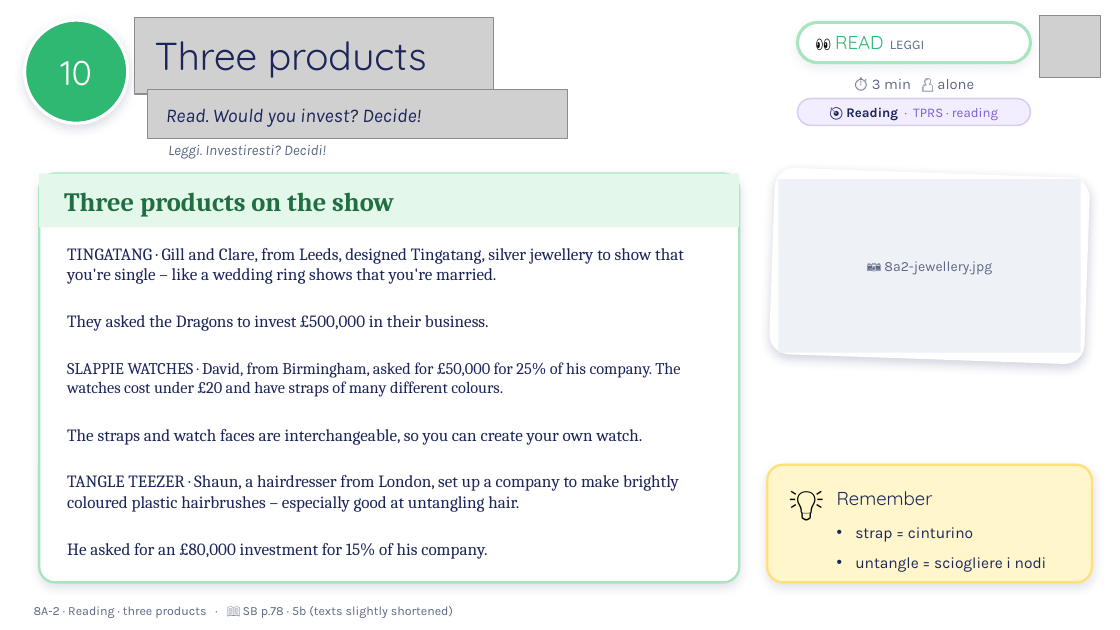
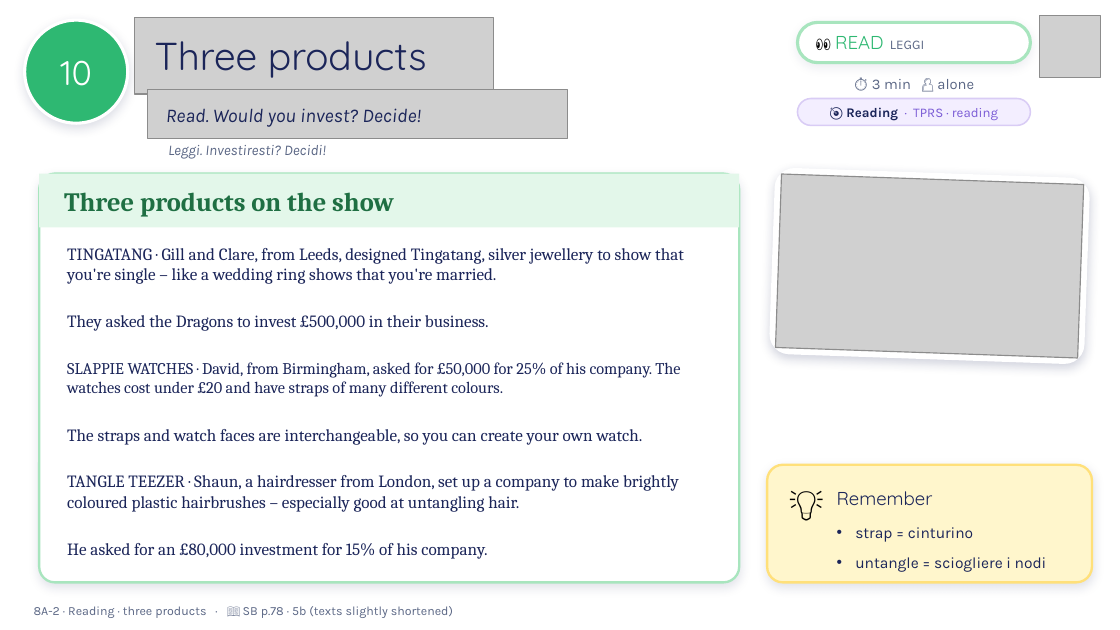
Before and after one commit to londonlanguageschool/Bagheria-, a slide deck: slide 10 of materials/B1/B1_8A-2_The_right_job_for_you.pptx. Drawn at 1120x630 pixels with LibreOffice and Linux fonts; fonts in the diff are those of the drawing; grey boxes stand for pictures; background and template pictures are left out. Boxes give left, top, right and bottom in pixels: in the first picture for what was removed or moved away, otherwise in the second. Text is boxed around its words. In the diff, an @@ line names an element or a change of style, - is before the commit and + after.

```diff
--- a/materials/B1/B1_8A-2_The_right_job_for_you.pptx
+++ b/materials/B1/B1_8A-2_The_right_job_for_you.pptx
@@ picture added at <box>775,174,1084,358</box> @@
@@ rectangle removed at <box>778,179,1081,353</box> @@
-📷 8a2-jewellery.jpg
```
Also in this commit, not shown: 14 other slides changed, 1 other file.
